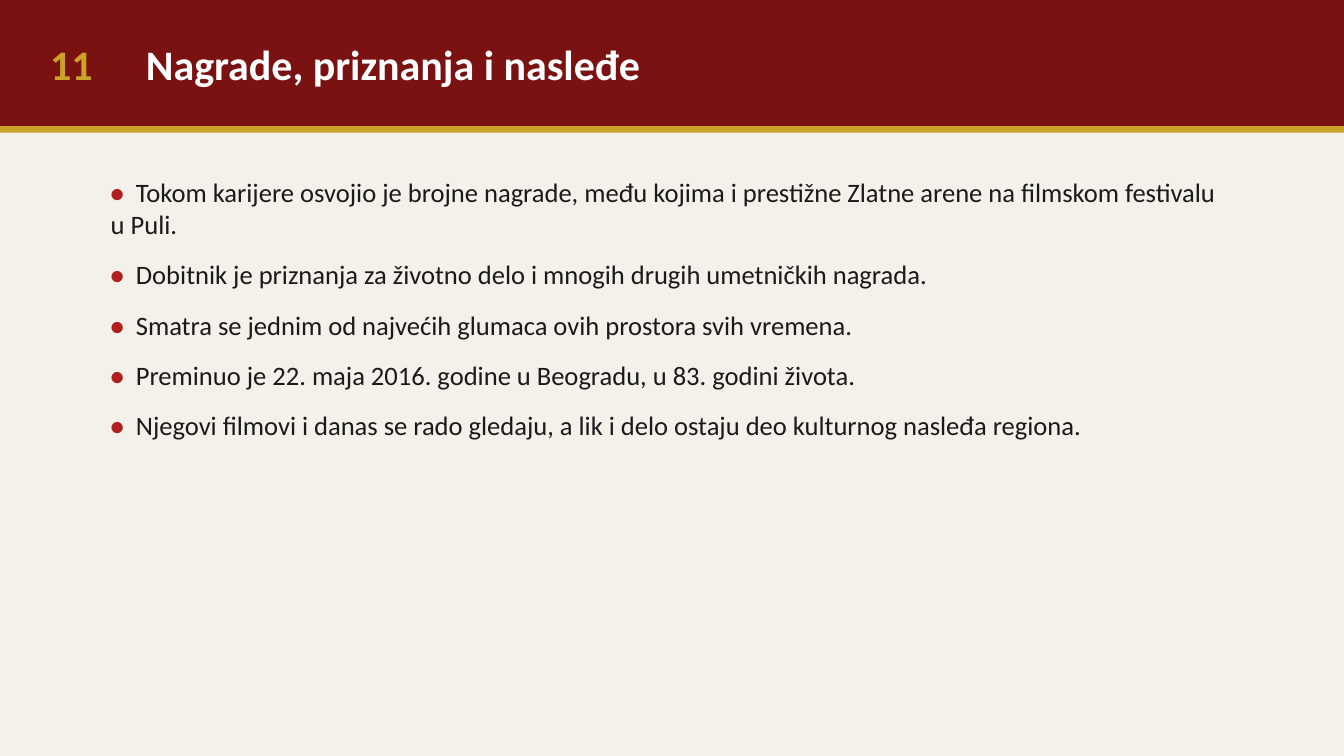
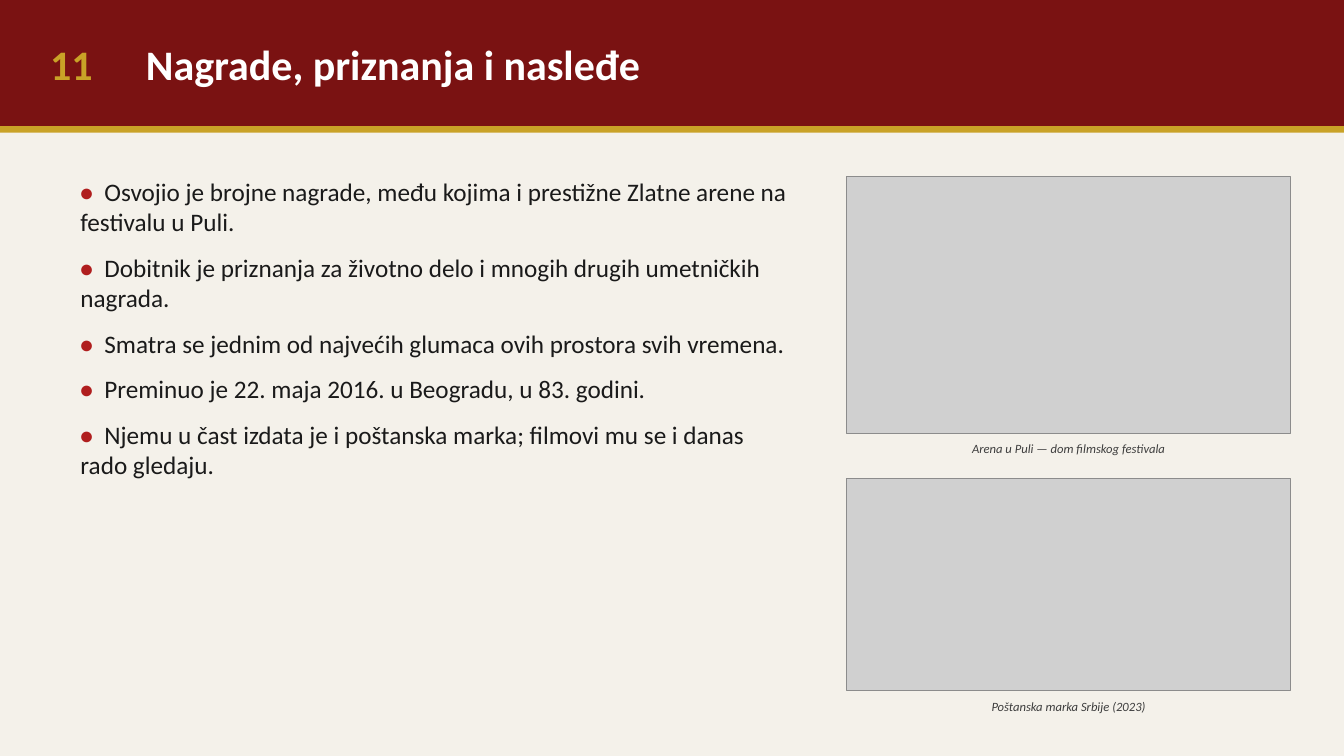
Before and after one commit to voker044/sumski_kutak, a slide deck: slide 11 of Bata_Zivojinovic_prezentacija.pptx. Drawn at 1344x756 pixels with LibreOffice and Linux fonts; fonts in the diff are those of the drawing; grey boxes stand for pictures. Boxes give left, top, right and bottom in pixels: in the first picture for what was removed or moved away, otherwise in the second. Text is boxed around its words. In the diff, an @@ line names an element or a change of style, - is before the commit and + after.

```diff
--- a/Bata_Zivojinovic_prezentacija.pptx
+++ b/Bata_Zivojinovic_prezentacija.pptx
@@ text "• Osvojio je brojne nagrade, ...": place and size @@
-text "• Osvojio je brojne nagrade, ..." at <box>111,183,1215,440</box>
+text "• Osvojio je brojne nagrade, ..." at <box>80,183,786,479</box>
@@ picture added at <box>847,176,1291,434</box> @@
@@ text at <box>80,183,786,231</box>: text changed; size 19 to 18 pt @@
-• Tokom karijere osvojio je brojne nagrade, među kojima i prestižne Zlatne arene na filmskom festivalu u Puli.
+• Osvojio je brojne nagrade, među kojima i prestižne Zlatne arene na festivalu u Puli.
@@ text at <box>80,259,784,358</box>: size 19 to 18 pt in "• Dobitnik je priznanja za životno delo ...", "• Smatra se jednim od najvećih glumaca ..."; less space between paragraphs @@
@@ text at <box>80,380,743,479</box>: text changed; size 19 to 18 pt @@
-• Preminuo je 22. maja 2016. godine u Beogradu, u 83. godini života.
-• Njegovi filmovi i danas se rado gledaju, a lik i delo ostaju deo kulturnog nasleđa regiona.
+• Preminuo je 22. maja 2016. u Beogradu, u 83. godini.
+• Njemu u čast izdata je i poštanska marka; filmovi mu se i danas rado gledaju.
@@ text added at <box>972,444,1165,455</box>, 9 pt, text #3D3D3D, italic @@
+Arena u Puli — dom filmskog festivala
@@ picture added at <box>847,479,1291,691</box> @@
@@ text added at <box>992,702,1145,713</box>, 9 pt, text #3D3D3D, italic @@
+Poštanska marka Srbije (2023)
```
Also in this commit, not shown: 10 other slides changed, 8 other files.
